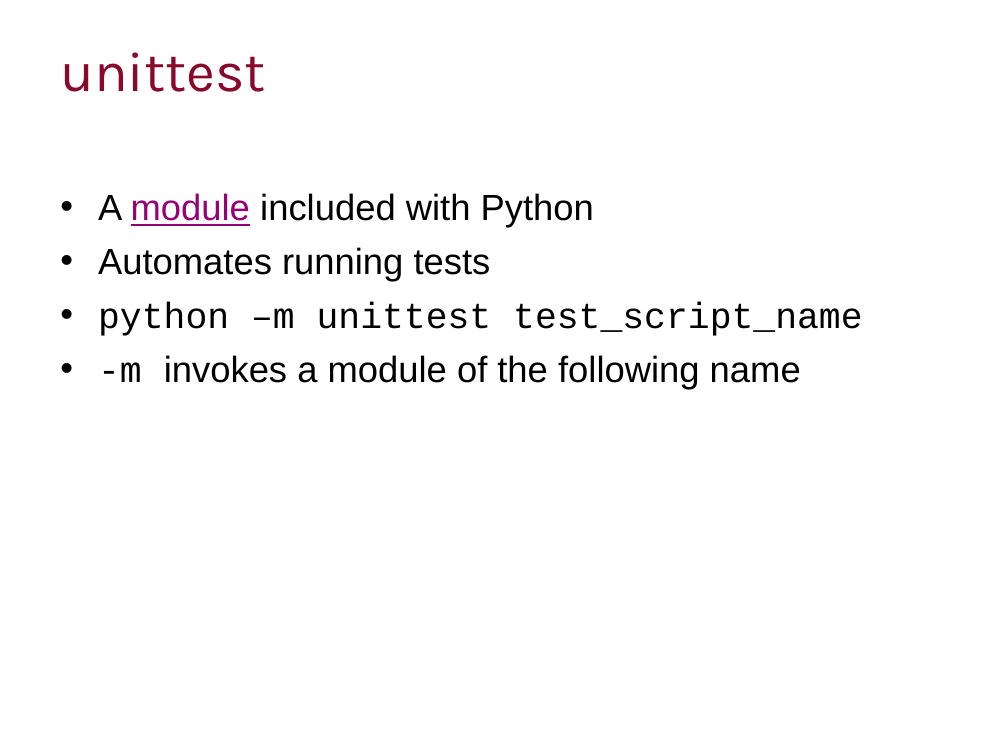
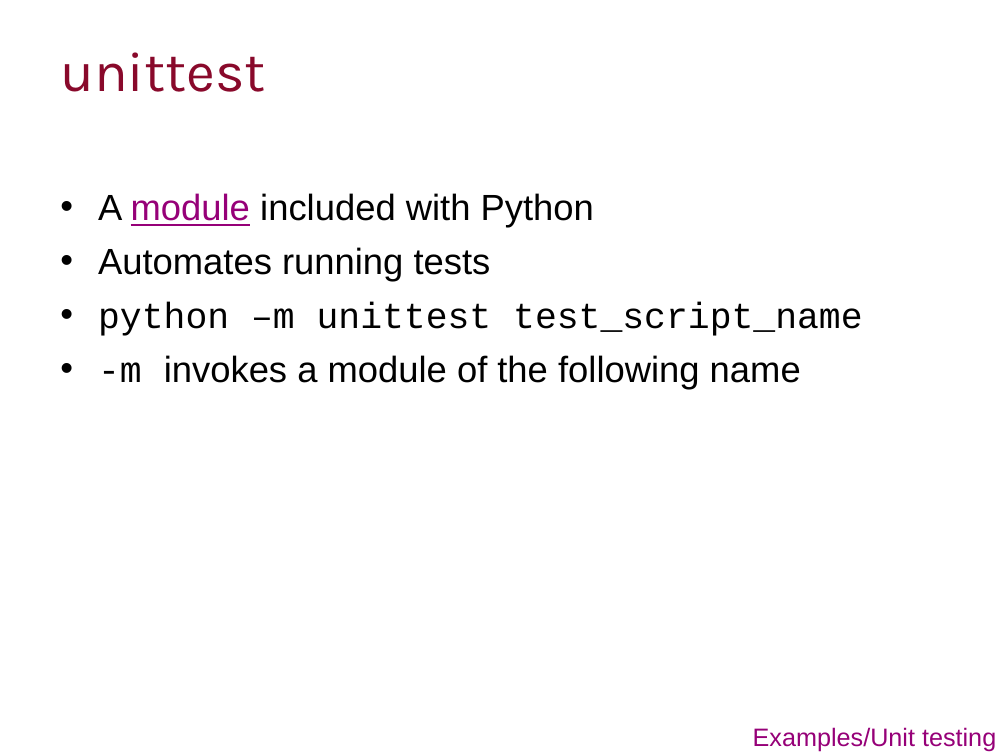
Before and after one commit to ImperialCollegeLondon/RCDS-managing-and-running-python-effectively, a slide deck: slide 27 of Managing and Running Python Effectively.pptx. Drawn at 1008x756 pixels with LibreOffice and Linux fonts; fonts in the diff are those of the drawing; background and template pictures are left out. Boxes give left, top, right and bottom in pixels: in the first picture for what was removed or moved away, otherwise in the second. Text is boxed around its words. In the diff, an @@ line names an element or a change of style, - is before the commit and + after.

```diff
--- a/Managing and Running Python Effectively.pptx
+++ b/Managing and Running Python Effectively.pptx
@@ text added at (753, 727, 996, 752), 18 pt, text #960078 @@
+Examples/Unit testing
```
Also in this commit, not shown: 6 other slides changed, 8 slides added, 5 other files.
